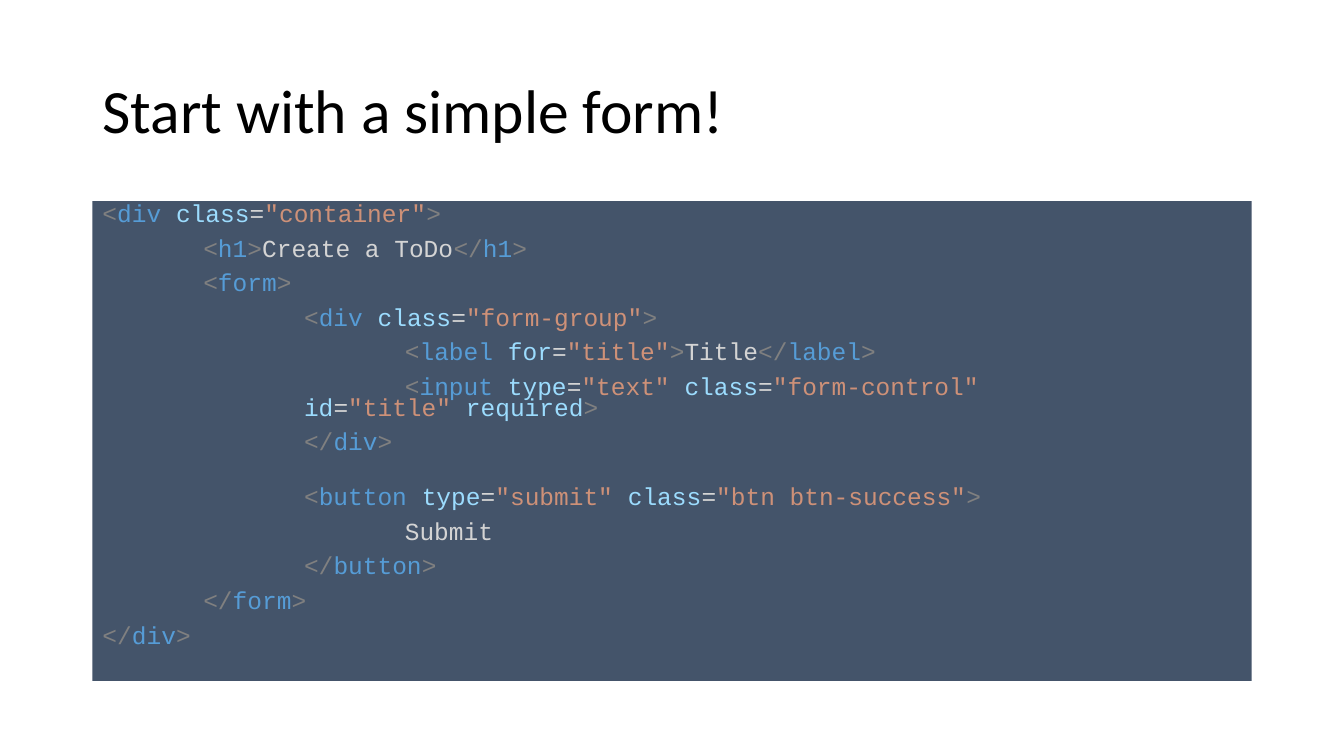
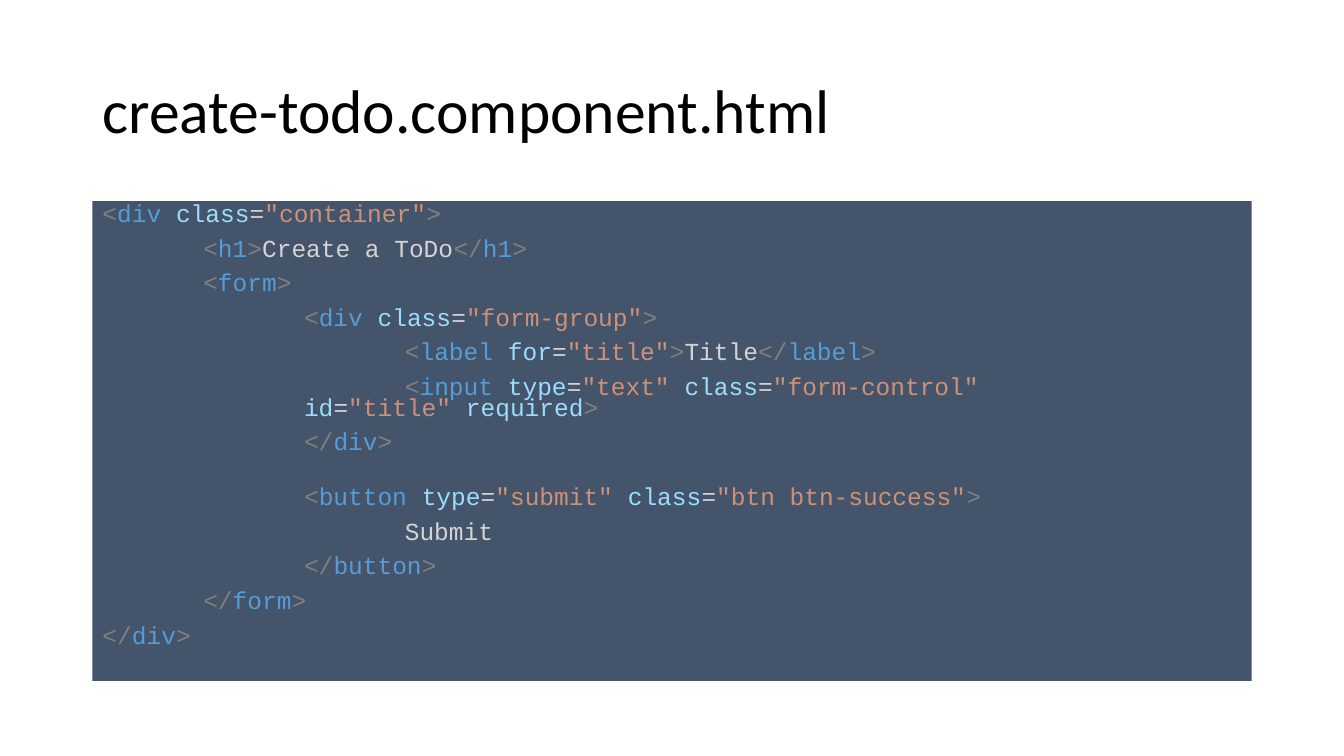
Before and after one commit to spirit-coding/todo-app-aj33349, a slide deck: slide 20 of Angular2.pptx (slide 15 before the commit). Drawn at 1344x756 pixels with LibreOffice and Linux fonts; fonts in the diff are those of the drawing. Boxes give left, top, right and bottom in pixels: in the first picture for what was removed or moved away, otherwise in the second. Text is boxed around its words. In the diff, an @@ line names an element or a change of style, - is before the commit and + after.

```diff
--- a/Angular2.pptx
+++ b/Angular2.pptx
@@ title at box(102, 90, 829, 143): text changed @@
-Start with a simple form!
+create-todo.component.html
```
Also in this commit, not shown: 11 other slides changed, 6 slides added.
